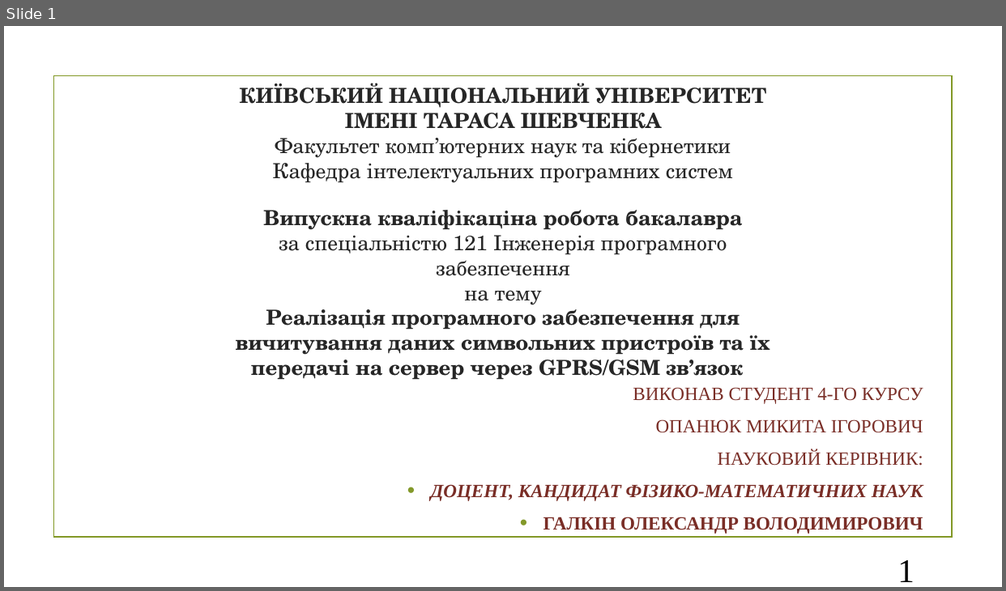
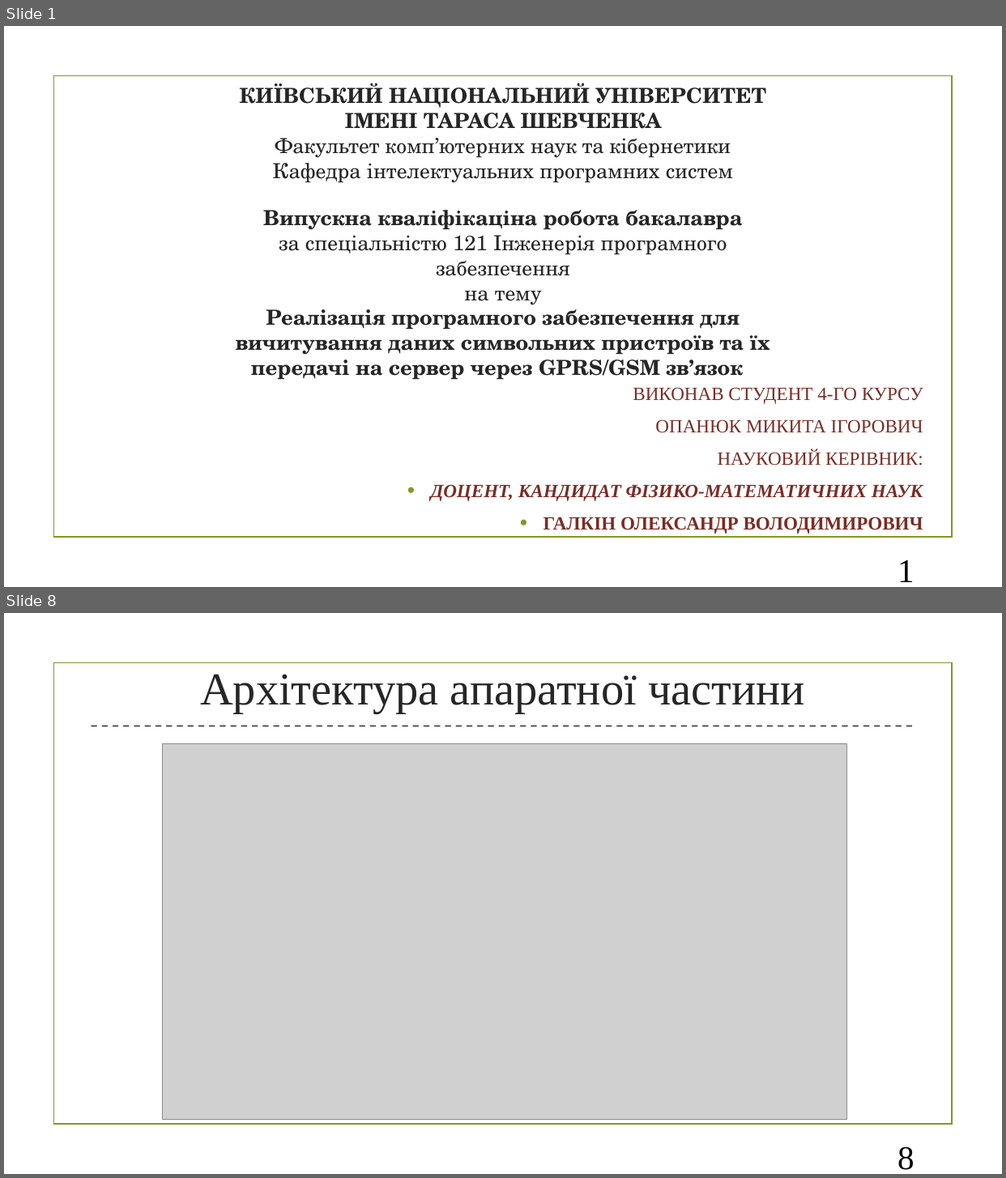
Before and after one commit to MykytaOpanyuk/AgrarInformer_diploma, a slide deck: presentation/Presentation_final_diploma.pptx. Shown one above the other, each under a label of ours: slide 1 before the commit, slides 1 and 8 after it; the slides between them are not shown. The pictures are 1006x591 and 1006x1178 pixels, drawn with LibreOffice and Linux fonts; fonts in the diff are those of the drawing; grey boxes stand for pictures; background and template pictures are left out. Boxes give left, top, right and bottom in pixels: in the first picture for what was removed or moved away, otherwise in the second. Text is boxed around its words. In the diff, an @@ line names an element or a change of style, - is before the commit and + after.

```diff
--- a/presentation/Presentation_final_diploma.pptx
+++ b/presentation/Presentation_final_diploma.pptx
@@ slide 8 added at [4,613,1002,1174], background picture (left out); not listed: 1 template element that a slide beside it also shows @@
@@ text added at [200,674,805,713], 44 pt, text #262626 @@
+Архітектура апаратної частини
@@ line added from (91, 726) to (915, 726), #000000 0.74 pt @@
@@ picture added at [162,744,847,1120] @@
@@ page number added at [897,1147,914,1170], 32 pt, text #000000 @@
+8
```
Also in this commit, not shown: 11 slides changed, 1 other slide added, 2 slides removed, 6 other files.
